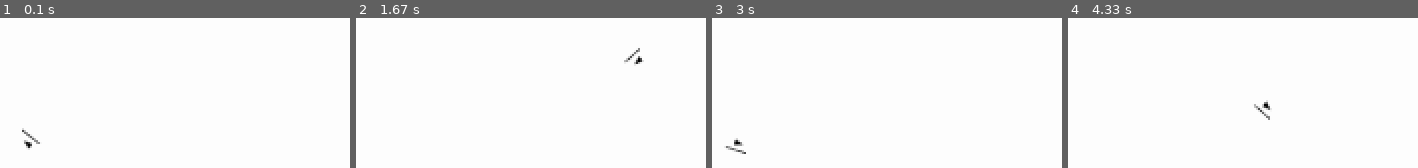
Above: before the commit, frames 1-4 (left to right).
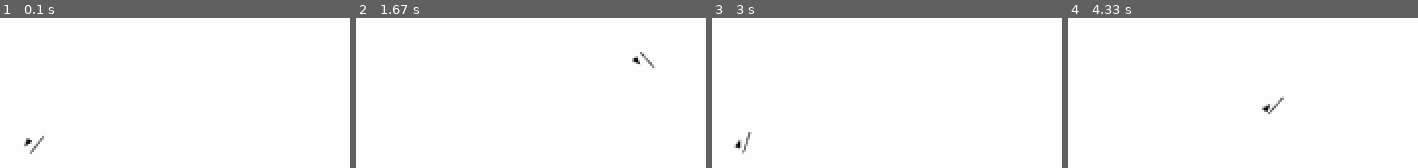
Above: after the commit, the same moments.

Repository: LeBoku/tds
Game: pygame game, started from tds/tds/tds.py
Two runs of this game, one before a commit and one after it. Both use one fixed random seed, a clock stepped at 60 frames per second and the inputs below.
Inputs (mouse positions are in pixels of both pictures, inside the frame that each line leads up to):
- Up to frame 1 (0.1 s): no input
- Up to frame 2 (1.67 s): hold D 0.33-0.8 s; move the mouse to (outside the picture) at 0.37 s; hold W 0.83-1.13 s; move the mouse to (outside the picture) at 0.87 s; hold D 1.17-1.63 s; move the mouse to (outside the picture) at 1.2 s
- Up to frame 3 (3 s): hold A 1.67-2.2 s; move the mouse to (outside the picture) at 1.7 s; hold S 2.23-2.53 s; move the mouse to (outside the picture) at 2.27 s; hold A 2.57-2.97 s; move the mouse to (outside the picture) at 2.6 s
- Up to frame 4 (4.33 s): hold W 3-3.37 s; move the mouse to (outside the picture) at 3.03 s; hold D 3.4-4.03 s; move the mouse to (outside the picture) at 3.43 s; hold S from 4.07 s (still down); move the mouse to (outside the picture) at 4.1 s

The runs differ from the first frame. In frame 1, 0.3% of the frame differs, in the area x 6-13%, y 73-91%; in frame 2, 0.4%; in frame 3, 0.4%; in frame 4, 0.4%, in the area x 53-62%, y 52-68%.

Commit message:
improved angle handling

Diff:
--- a/tds/tds/map/mapController.py
+++ b/tds/tds/map/mapController.py
@@ -1,3 +1,5 @@
+from pygame.math import Vector2
+
 from base.controller import Controller
 from config import mapBounds
 
@@ -30,7 +32,7 @@
 
 	def setUpEntities(self):
 		self.player = self.addEntity(PlayerController(self))
-		self.player.coord = [500, 400]
+		self.player.coord =  Vector2(500, 400)
 
 		spear = WeaponController(self)
 		spear.setBaseImage(weapons.spear())
--- a/tds/tds/mapEntity/MapEntityController.py
+++ b/tds/tds/mapEntity/MapEntityController.py
@@ -1,3 +1,5 @@
+from pygame.math import Vector2
+
 from base.controller import Controller
 from mapEntity.MapEntityDisplay import MapEntityDisplay
 
@@ -7,8 +9,17 @@
 	def __init__(self, map):
 		super().__init__()
 		self.map = map
-		self.coord = [0, 0]
-		self.angle = 0
+		self.coord = Vector2(0, 0)
+		self._angle = None
+		self.angle = Vector2(0, -1)
+
+	@property
+	def angle(self):
+		return self._angle
+	@angle.setter
+	def angle(self, angle):
+		angle.normalize_ip()
+		self._angle = angle
 
 	def setUpDisplayHandler(self):
 		self.displayHandler = MapEntityDisplay(self)
--- a/tds/tds/mapEntity/MapEntityDisplay.py
+++ b/tds/tds/mapEntity/MapEntityDisplay.py
@@ -4,4 +4,4 @@
 
 class MapEntityDisplay(DisplayHandler):
 	def display(self):
-		return pygame.transform.rotozoom(super().display(), self.controller.angle, 1)
+		return pygame.transform.rotozoom(super().display(), self.controller.angle.angle_to([0,0]), 1)
--- a/tds/tds/mapEntity/character/moveSet.py
+++ b/tds/tds/mapEntity/character/moveSet.py
@@ -1,9 +1,24 @@
+from pygame.math import Vector2
+
 class MoveSetController:
 	def __init__(self, **kwargs):
-		self.moves = {} # {"attackLeft": {"frames": [{ "character":[-2, 4], ...}, {...}]},...}
+		self.moves = {}
 
-	def startMove(self):
-		pass
+	def getMovementFor(self, entity):
+		pos = Vector2(0,0)
+
+		for key, move in self.moves.items():
+			if move["activeFrameNr"] is not None:
+				activeFrame = move["frames"][move["activeFrameNr"]]
+				if hasattr(activeFrame, entity):
+					pos = activeFrame[entity]
+
+		return pos
+
+	def startMove(self, name):
+		self.moves[name].activeFrame = -1
 
 	def registerMove(self, name, move):
+		move["activeFrameNr"] = None
+		move["frameCount"] = len(move["frames"])
 		self.moves[name] = move
--- a/tds/tds/mapEntity/player/playerController.py
+++ b/tds/tds/mapEntity/player/playerController.py
@@ -1,5 +1,6 @@
 import pygame.locals
 import pygame.mouse
+from pygame.math import Vector2
 
 from mapEntity.character.characterController import CharacterController
 from .playerDisplay import PlayerDisplay
@@ -18,7 +19,8 @@
 		self.displayHandler = PlayerDisplay(self)
 
 	def display(self):
-		self.angle = math_.calcAngleBetweenPositions(self.coord, pygame.mouse.get_pos())
+		mousePosVector = Vector2(pygame.mouse.get_pos())
+		self.angle = mousePosVector - self.coord
 		return super().display()
 
 	def registerEvents(self):
@@ -28,16 +30,24 @@
 	def registerMovement(self):
 		@EventListener("KEY_IS_DOWN", key=pygame.locals.K_w)
 		def li(event):
-			self.coord[1] -= self.speed
+			movement = Vector2(0, -5)
+			movement.scale_to_length(5)
+			self.coord += movement
 
 		@EventListener("KEY_IS_DOWN", key=pygame.locals.K_d)
 		def li(event):
-			self.coord[0] += self.speed
+			movement = Vector2(5, 0)
+			movement.scale_to_length(5)
+			self.coord += movement
 
 		@EventListener("KEY_IS_DOWN", key=pygame.locals.K_s)
 		def li(event):
-			self.coord[1] += self.speed
+			movement = Vector2(0, 5)
+			movement.scale_to_length(5)
+			self.coord += movement
 
 		@EventListener("KEY_IS_DOWN", key=pygame.locals.K_a)
 		def li(event):
-			self.coord[0] -= self.speed
+			movement = Vector2(-5, 0)
+			movement.scale_to_length(5)
+			self.coord += movement
--- a/tds/tds/mapEntity/weapon/weaponController.py
+++ b/tds/tds/mapEntity/weapon/weaponController.py
@@ -1,5 +1,7 @@
 import math
 import pygame.transform
+
+from pygame.math import Vector2
 
 from mapEntity.MapEntityController import MapEntityController
 
@@ -9,15 +11,14 @@
 	def __init__(self, map):
 		super().__init__(map)
 		self.character = None
-		self.offsetToCharacter = [10, 0]
-		self.offsetToCharacterAngle = 0
+		self.offsetToCharacter = Vector2(10, 0)
+		self.offsetToCharacterAngle = Vector2(0, 0)
 
 	def alignToCharacter(self):
-		offsetAngle = (math_.calcAngleBetweenPositions((0,0), self.offsetToCharacter) + self.character.angle) % 360
-		offsetDistance = math.sqrt(self.offsetToCharacter[0] ** 2 + self.offsetToCharacter[1] ** 2)
+		self.coord = self.character.coord + self.offsetToCharacter
+		self.coord += self.character.moveSetController.getMovementFor("weapon")
 
-		self.coord = math_.calcNewPosByAngleAndDistance(self.character.coord, offsetAngle, offsetDistance)
-		self.angle = (self.character.angle + self.offsetToCharacterAngle) % 360
+		self.angle = self.character.angle + self.offsetToCharacterAngle
 
 	def display(self):
 		self.alignToCharacter()
--- a/tds/tds/store/moveSets.py
+++ b/tds/tds/store/moveSets.py
@@ -3,22 +3,20 @@
 
 from pygame.math import Vector2
 
-Move = namedtuple("Move", ["frames"])
-
 def spear():
 	move = getMoveBase()
-	move.frames.extend(animate({
+	move["frames"].extend(animate({
 			"weapon": Vector2(0, 0)
 		}, {
 			"weapon": Vector2(0, 15)
 		}, 3))
-	move.frames.extend(animate({
+	move["frames"].extend(animate({
 			"weapon": Vector2(0, 15)
 		}, {
 			"weapon": Vector2(0, -30)
 		}, 3))
 
-	move.frames.extend(animate({
+	move["frames"].extend(animate({
 			"weapon": Vector2(0, -30)
 		}, {
 			"weapon": Vector2(0, 0)
@@ -27,7 +25,7 @@
 	return move
 
 def getMoveBase():
-	move = Move([])
+	move = {"frames": []}
 	return move
 
 def animate(fromState: Vector2, toState: Vector2, frameCount):
